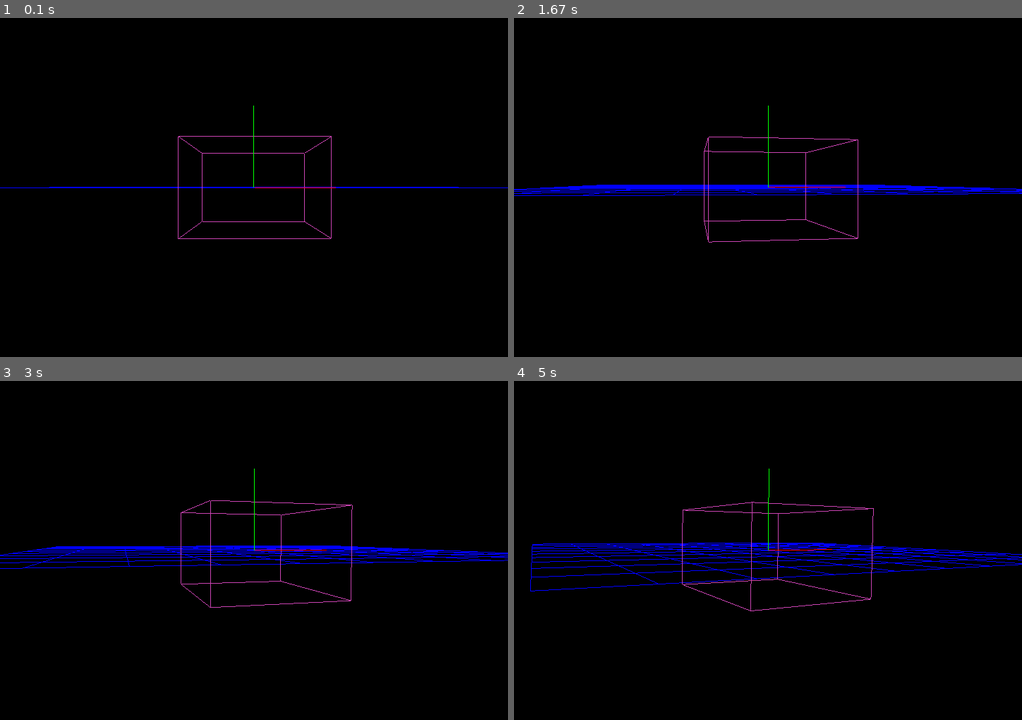
Above: before the commit, frames 1-4 (two rows, left to right).
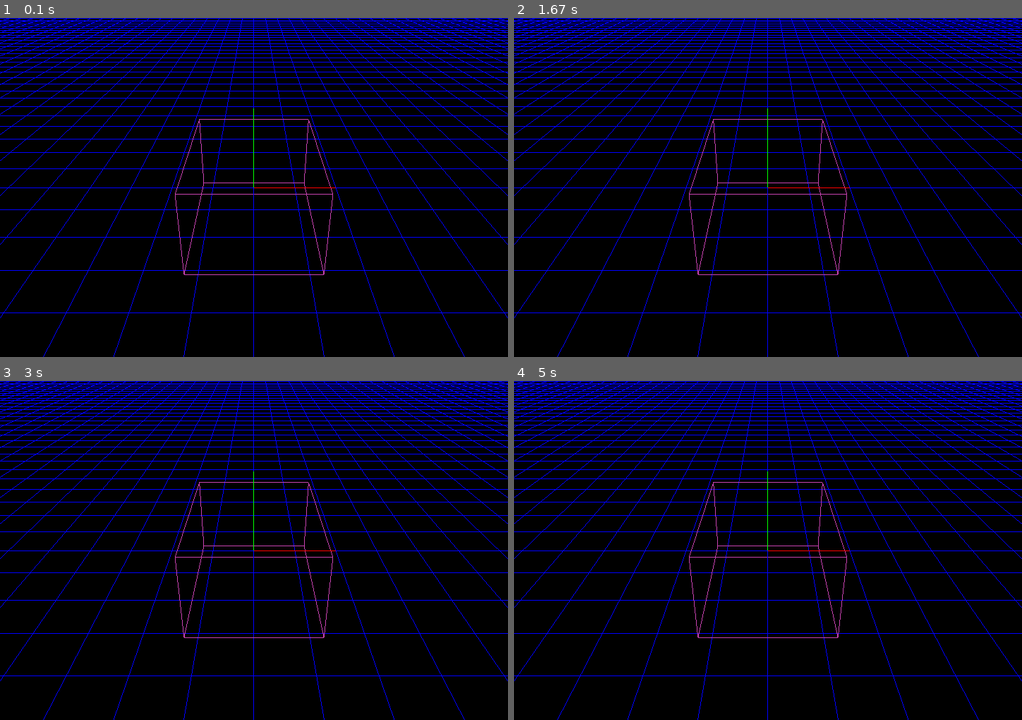
Above: after the commit, the same moments.

Repository: qcjames53/AnnotationTool
Game: pygame game, started from quinn_test_opengl.py
Same seed, same stepped clock (60 frames per second), same inputs: the game is played once before the commit and once after it.
Inputs:
- Up to frame 1 (0.1 s): no input
- Up to frame 2 (1.67 s): no input
- Up to frame 3 (3 s): no input
- Up to frame 4 (5 s): no input

The runs differ from the first frame. In frame 1, 10% of the frame differs, in the area x 0-100%, y 0-100%; in frame 2, 12%; in frame 3, 12%; in frame 4, 12%.

Commit message:
Everything is a complete mess why did I do this to myself

Diff:
--- a/quinn_test_opengl.py
+++ b/quinn_test_opengl.py
@@ -1,8 +1,13 @@
 import random
+import numpy
 import pygame
 from pygame.locals import *
 from OpenGL.GL import *
 from OpenGL.GLU import *
+import cv2
+
+#Constants
+camera_rot = (30, 0)
 
 #Initialize Pygame Display Window
 pygame.init()
@@ -117,6 +122,10 @@
     glEnd()
 
 
+def draw_background_image():
+    None
+
+
 def instantiate_box(position=(0,0,0), rotation=0, width=1.5, height=1, length=2, object_type="Car"):
     color_value = (random.random(), random.random(), random.random())
     box = BoundingBox(position=position, rotation=rotation, length=length, width=width, height=height, object_type=object_type, color_value=color_value, index=len(boxes))
@@ -124,6 +133,8 @@
 
 
 instantiate_box()
+#load_texture()
+glRotatef(camera_rot[0], 1, 0, 0)  #rotation (angle, x, y, z)
 
 while True:
     for event in pygame.event.get():
@@ -131,10 +142,10 @@
             pygame.quit()
             quit()
 
-    glRotatef(0.2, 0.1, 1, 0) #rotation (angle, x, y, z)
     glClear(GL_COLOR_BUFFER_BIT | GL_DEPTH_BUFFER_BIT)
 
-    draw_plane(10, 0.5)
+    #draw_background_image()
+    draw_plane(100, 0.5)
     draw_bounding_box(1)
     draw_axis()
 
Binary file added: test_image.tga
